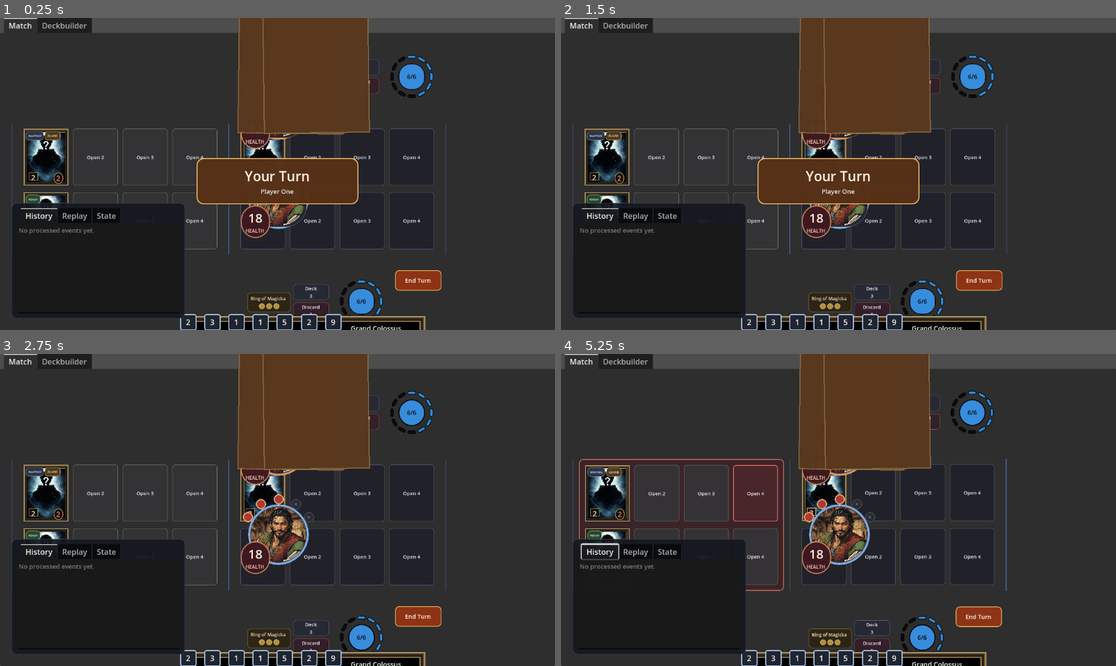
Above: before the commit, frames 1-4 (two rows, left to right).
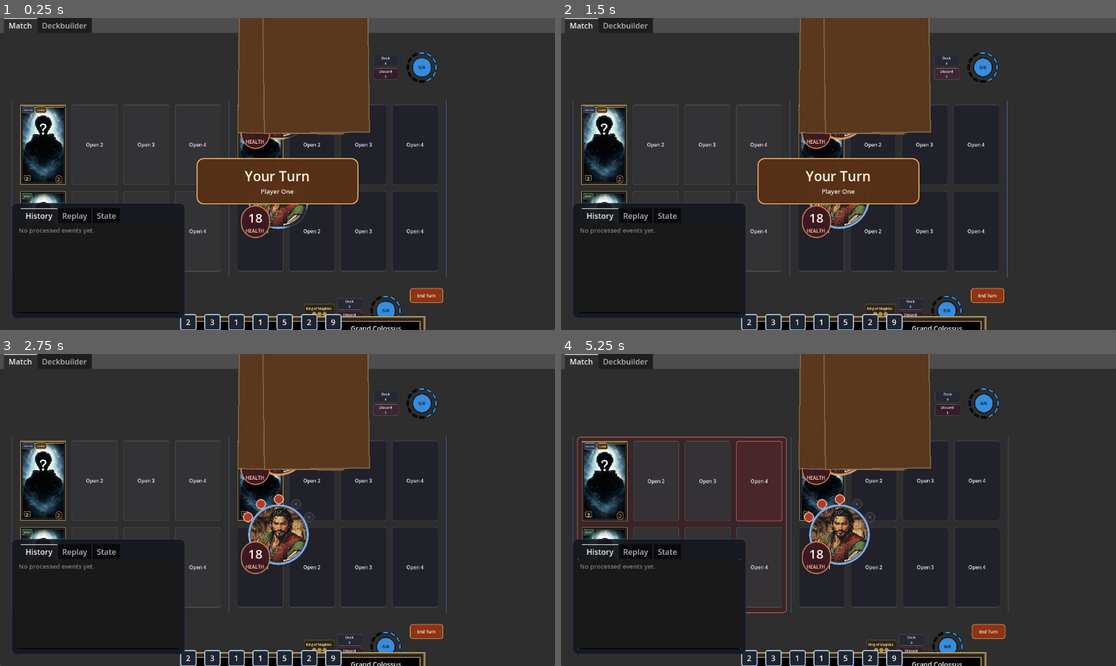
Above: after the commit, the same moments.

Repository: FlinnBurgess/elder-scrolls-legends
Game: Godot game, scene res://scenes/bootstrap/bootstrap.tscn
Same seed, same stepped clock (60 frames per second), same inputs: the game is played once before the commit and once after it.
Inputs (mouse positions are in pixels of both pictures, inside the frame that each line leads up to; where the layout moved, square brackets give the same spot in the first picture):
- Up to frame 1 (0.25 s): no input
- Up to frame 2 (1.5 s): click "Deck 3" at 0.5 s; click "Discard 1" at 1.25 s
- Up to frame 3 (2.75 s): click (44, 481) [44, 494] at 2 s
- Up to frame 4 (5.25 s): click "Open 2" at 2.75 s; click "Open 3" at 3.5 s; click "Open 4" at 4.25 s; click (605, 566) [605, 556] at 5 s

The runs differ from the first frame. In frame 1, 6.2% of the frame differs, in the area x 2-81%, y 10-96%; in frame 2, 6.3%; in frame 3, 6.6%; in frame 4, 8.0%.

Commit message:
Scale up board cards with hand-card aspect ratio and increased spacing
Board creature cards now use 193x336 and support cards 138x240, matching
the full card aspect ratio (220:384). Lane row and support row spacing
increased to accommodate the larger cards.

Co-Authored-By: Claude Opus 4.6 <noreply@anthropic.com>

Diff:
--- a/src/ui/components/CardDisplayComponent.gd
+++ b/src/ui/components/CardDisplayComponent.gd
@@ -8,8 +8,8 @@
 const PRESENTATION_SUPPORT_BOARD_MINIMAL := "support_board_minimal"
 
 const FULL_LAYOUT_BASE_SIZE := Vector2(220, 384)
-const CREATURE_BOARD_LAYOUT_BASE_SIZE := Vector2(136, 172)
-const SUPPORT_BOARD_LAYOUT_BASE_SIZE := Vector2(96, 96)
+const CREATURE_BOARD_LAYOUT_BASE_SIZE := Vector2(193, 336)
+const SUPPORT_BOARD_LAYOUT_BASE_SIZE := Vector2(138, 240)
 const PRESENTATION_SCALE := 1.0
 
 const FULL_MINIMUM_SIZE := FULL_LAYOUT_BASE_SIZE * PRESENTATION_SCALE
--- a/src/ui/match_screen.gd
+++ b/src/ui/match_screen.gd
@@ -829,7 +829,7 @@
 
 	var support_row := HBoxContainer.new()
 	support_row.name = "%s_support_row" % player_id
-	support_row.add_theme_constant_override("separation", 8)
+	support_row.add_theme_constant_override("separation", 16)
 	support_row.alignment = BoxContainer.ALIGNMENT_END
 	support_row.set_anchors_and_offsets_preset(Control.PRESET_FULL_RECT)
 	support_row.mouse_filter = Control.MOUSE_FILTER_IGNORE
@@ -1051,7 +1051,7 @@
 func _build_lanes_panel() -> Control:
 	var lanes_row := HBoxContainer.new()
 	lanes_row.name = "BattlefieldPanel"
-	lanes_row.custom_minimum_size = Vector2(0, 360)
+	lanes_row.custom_minimum_size = Vector2(0, 740)
 	lanes_row.alignment = BoxContainer.ALIGNMENT_CENTER
 	lanes_row.size_flags_horizontal = SIZE_EXPAND_FILL
 	lanes_row.size_flags_vertical = SIZE_EXPAND_FILL
@@ -1078,7 +1078,7 @@
 		for player_id in PLAYER_ORDER:
 			var row_panel := PanelContainer.new()
 			row_panel.name = "%s_%s_lane_row_panel" % [lane_id, player_id]
-			row_panel.custom_minimum_size = Vector2(0, 144)
+			row_panel.custom_minimum_size = Vector2(0, 352)
 			row_panel.size_flags_horizontal = SIZE_EXPAND_FILL
 			row_panel.size_flags_vertical = SIZE_EXPAND_FILL
 			_apply_panel_style(row_panel, Color(0, 0, 0, 0), Color(0, 0, 0, 0), 0, 0)
@@ -1093,7 +1093,7 @@
 			row.name = "%s_%s_lane_row" % [lane_id, player_id]
 			row.alignment = BoxContainer.ALIGNMENT_CENTER
 			row.size_flags_horizontal = SIZE_EXPAND_FILL
-			row.add_theme_constant_override("separation", 14)
+			row.add_theme_constant_override("separation", 24)
 			row.mouse_filter = Control.MOUSE_FILTER_IGNORE
 			row_box.add_child(row)
 			_lane_row_containers[_lane_row_key(lane_id, player_id)] = row
--- a/tests/card_display_component_runner.gd
+++ b/tests/card_display_component_runner.gd
@@ -6,8 +6,8 @@
 const PRESENTATION_CREATURE_BOARD_MINIMAL := "creature_board_minimal"
 const PRESENTATION_SUPPORT_BOARD_MINIMAL := "support_board_minimal"
 const FULL_MINIMUM_SIZE := Vector2(220, 384)
-const CREATURE_BOARD_MINIMUM_SIZE := Vector2(136, 172)
-const SUPPORT_BOARD_MINIMUM_SIZE := Vector2(96, 96)
+const CREATURE_BOARD_MINIMUM_SIZE := Vector2(193, 336)
+const SUPPORT_BOARD_MINIMUM_SIZE := Vector2(138, 240)
 const COLOR_STAT_BASE := Color(0.98, 0.94, 0.86, 1.0)
 const COLOR_STAT_BUFF := Color(0.56, 0.94, 0.56, 1.0)
 const COLOR_STAT_REDUCED := Color(0.97, 0.48, 0.43, 1.0)
